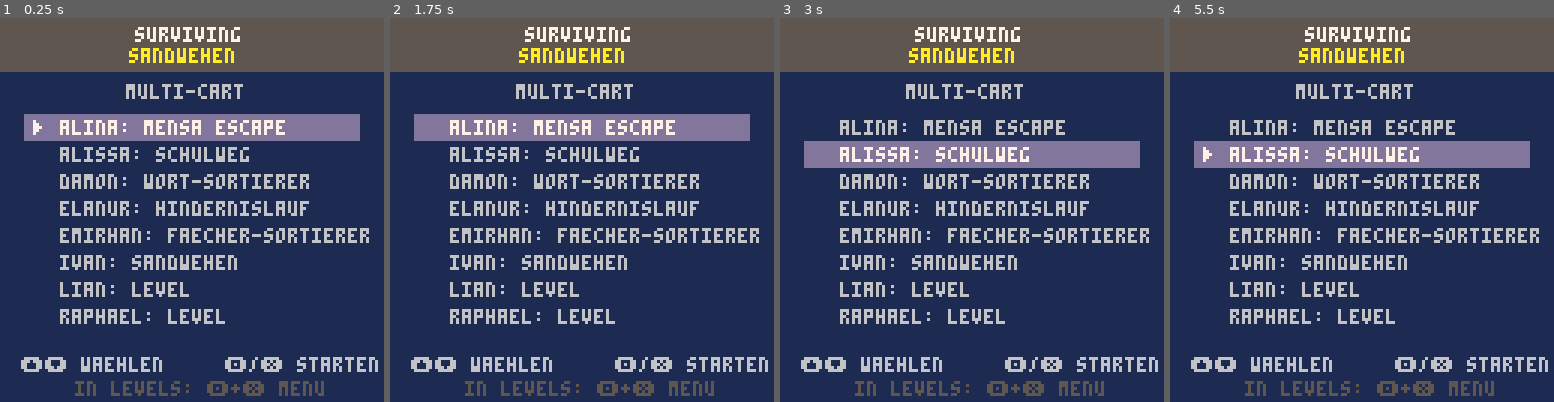
Above: before the commit, frames 1-4 (left to right).
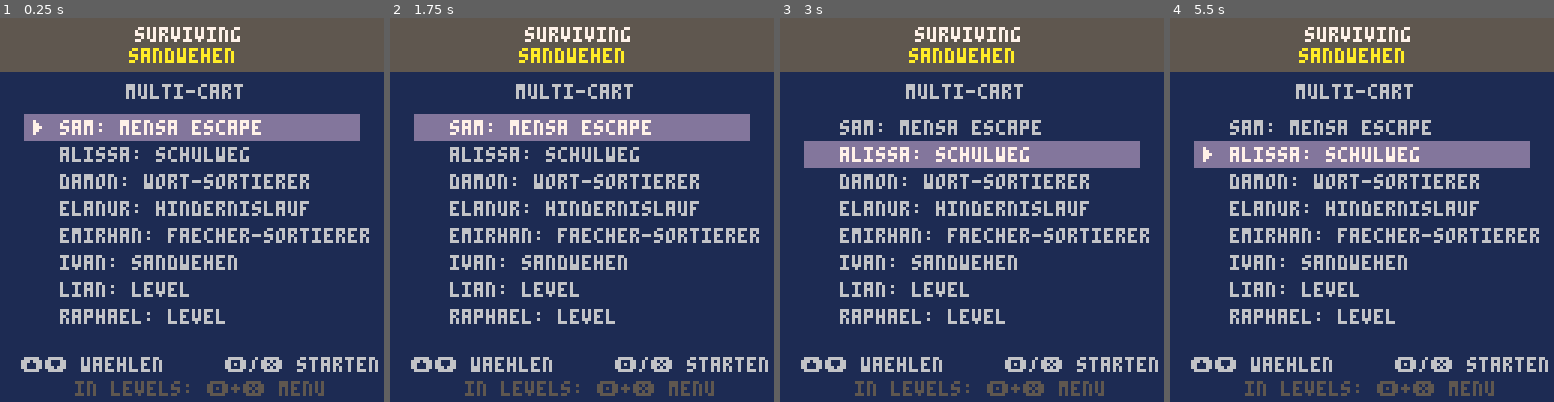
Above: after the commit, the same moments.

Repository: fpiesik/sursa_25-26
Game: PICO-8 cartridge surviving_sandwehen.p8
The game is run twice, just before and just after one commit, with the same random seed, the same clock (stepped at 60 frames per second) and the same inputs.
Inputs:
- Up to frame 1 (0.25 s): no input
- Up to frame 2 (1.75 s): tap O (Z key) at 0.33, 0.7, 1.43 s; tap X (X key) at 1.07 s
- Up to frame 3 (3 s): tap X (X key) at 2.07, 2.4, 2.73 s; tap O (Z key) at 2.22 s; hold Down 2.42-2.82 s
- Up to frame 4 (5.5 s): tap X (X key) every 0.33 s from 3.07 to 5.4 s; tap O (Z key) at 3.1, 3.98, 4.87 s; hold Up 3.58-4.08 s; hold Down 4.58-5.08 s

The runs differ from the first frame. In frame 1, 0.8% of the frame differs, in the area x 15-75%, y 26-31%; in frame 2, 0.8%; in frame 3, 0.8%; in frame 4, 0.8%.

Commit message:
Update surviving_sandwehen.p8

Diff:
--- a/surviving_sandwehen.p8
+++ b/surviving_sandwehen.p8
@@ -7,7 +7,7 @@
 -- student mini-game cart
 
 levels={
- {"alina",   "mensa escape"},
+ {"sam",   "mensa escape"},
  {"alissa",  "schulweg"},
  {"damon",   "wort-sortierer"},
  {"elanur",  "hindernislauf"},
